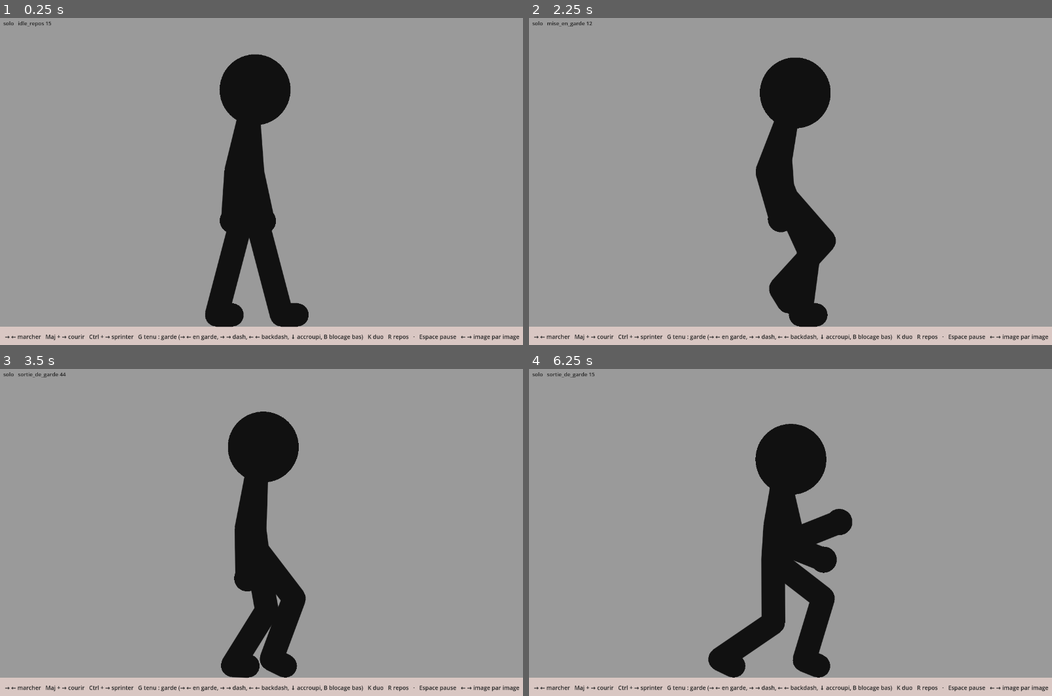
Above: before the commit, frames 1-4 (two rows, left to right).
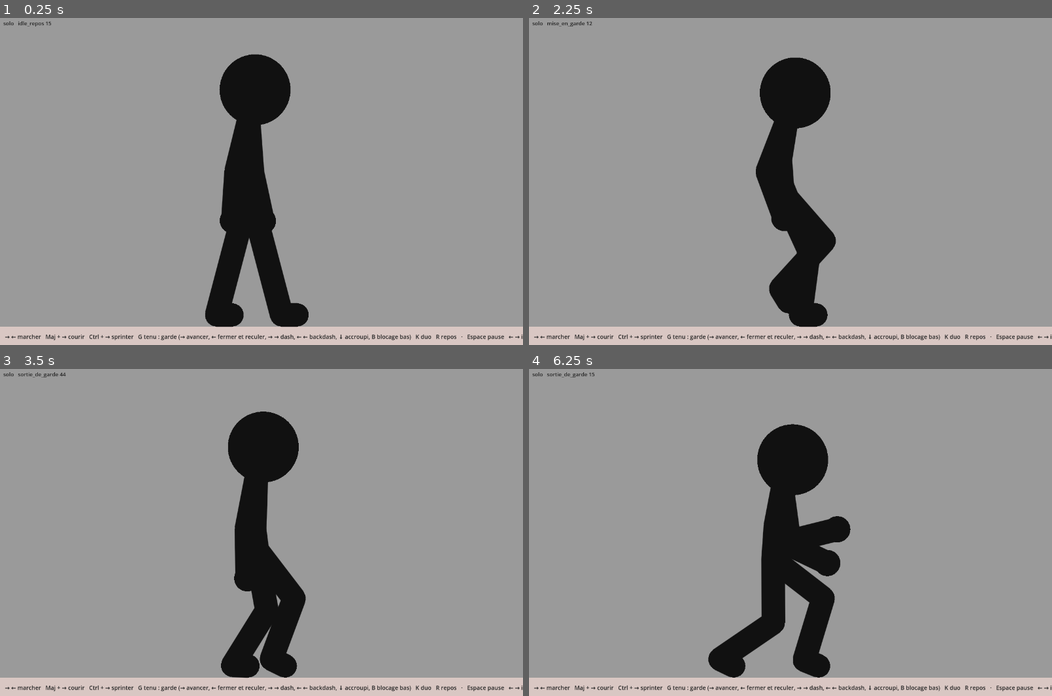
Above: after the commit, the same moments.

Repository: IzumiH2005/Testing
Game: Godot game, scene res://scenes/demo.tscn
Two runs of this game, one before a commit and one after it. Both use one fixed random seed, a clock stepped at 60 frames per second and the inputs below. This scene is started directly instead of the project's main scene.
Inputs (mouse positions are in pixels of both pictures, inside the frame that each line leads up to):
- Up to frame 1 (0.25 s): no input
- Up to frame 2 (2.25 s): tap Enter at 0.5 s; drag from (790, 181) to (842, 109) at 0.52 s; drag from (685, 197) to (764, 246) at 1.27 s; move the mouse to (842, 109) at 2.02 s; hold Right from 2.03 s (still down); hold G from 2.03 s (still down)
- Up to frame 3 (3.5 s): release Right at 2.75 s; release G at 2.75 s; drag from (235, 597) to (104, 483) at 2.77 s
- Up to frame 4 (6.25 s): move the mouse to (947, 581) at 3.52 s; hold Left 3.53-4.25 s; hold Ctrl 3.53-4.25 s; tap Space at 3.77, 4.25 s; drag from (633, 483) to (712, 450) at 4.27 s; move the mouse to (816, 532) at 5.02 s; hold S 5.03-5.75 s; tap B at 5.1 s; click (816, 532) at 5.17 s; drag from (712, 450) to (685, 548) at 5.77 s

The runs differ from the first frame. In frame 1, 0.6% of the frame differs, in the area x 35-100%, y 96-99%; in frame 2, 0.7%; in frame 3, 0.6%; in frame 4, 1.2%, in the area x 35-100%, y 16-99%.

Commit message:
stickfight : garde ouverte par défaut, garde fermée pour bloquer
G tenu donne maintenant une garde ouverte, prête à se battre. La garde
fermée (défensive) sert à reculer et à bloquer : ← en garde la ferme puis
recule, et elle se rouvre après 10 images sans ←. Transitions garde_fermer
et garde_ouvrir ; mise en garde, sortie de garde, marche avant, dash et
accroupi repartent de la garde ouverte ; le dash arrière ferme la garde.

Co-Authored-By: Claude Opus 5.5 <noreply@anthropic.com>
Claude-Session: https://claude.ai/code/session_013wkJT9ZrGrrZzfFCfUVAVk

Diff:
--- a/stickfight/anims/accroupi_entree.json
+++ b/stickfight/anims/accroupi_entree.json
@@ -2,7 +2,7 @@
   "nom": "accroupi_entree",
   "boucle": false,
   "longueur": 12,
-  "base": "garde",
+  "base": "garde_ouverte",
   "suivante": "accroupi_idle",
   "decalage": {
     "chest": 2,
--- a/stickfight/anims/accroupi_idle.json
+++ b/stickfight/anims/accroupi_idle.json
@@ -2,7 +2,7 @@
   "nom": "accroupi_idle",
   "boucle": true,
   "longueur": 96,
-  "base": "garde",
+  "base": "garde_ouverte",
   "decalage": {
     "chest": 3,
     "neck": 4,
--- a/stickfight/anims/accroupi_sortie.json
+++ b/stickfight/anims/accroupi_sortie.json
@@ -2,8 +2,8 @@
   "nom": "accroupi_sortie",
   "boucle": false,
   "longueur": 16,
-  "base": "garde",
-  "suivante": "garde_idle",
+  "base": "garde_ouverte",
+  "suivante": "garde_ouverte_idle",
   "decalage": {
     "chest": 2,
     "neck": 3,
--- a/stickfight/anims/dash_arriere.json
+++ b/stickfight/anims/dash_arriere.json
@@ -15,7 +15,8 @@
   "cles": [
     {
       "f": 0,
-      "courbe": "acc-dec"
+      "courbe": "acc-dec",
+      "pose": "garde_ouverte"
     },
     {
       "f": 3,
--- a/stickfight/anims/dash_avant.json
+++ b/stickfight/anims/dash_avant.json
@@ -2,8 +2,8 @@
   "nom": "dash_avant",
   "boucle": false,
   "longueur": 28,
-  "base": "garde",
-  "suivante": "garde_idle",
+  "base": "garde_ouverte",
+  "suivante": "garde_ouverte_idle",
   "decalage": {
     "chest": 2,
     "neck": 3,
--- /dev/null
+++ b/stickfight/anims/garde_fermer.json
@@ -0,0 +1,5 @@
+{"nom":"garde_fermer","boucle":false,"base":"garde_ouverte","suivante":"garde_idle",
+ "decalage":{"armN":0,"foreN":1,"armF":1,"foreF":2},
+ "cles":[{"f":0},
+  {"f":4,"nom":"serre","pose":"garde","plus":{"y":-1.5,"neck":2,"chest":1,"foreN":3,"foreF":3},"courbe":"dec"},
+  {"f":8,"pose":"garde"}]}
--- /dev/null
+++ b/stickfight/anims/garde_ouverte_idle.json
@@ -0,0 +1,14 @@
+{
+  "nom": "garde_ouverte_idle",
+  "boucle": true,
+  "longueur": 96,
+  "base": "garde_ouverte",
+  "decalage": {"chest": 3, "neck": 4, "armN": 6, "foreN": 7, "armF": 8, "foreF": 9},
+  "cles": [
+    {"f": 0},
+    {"f": 20, "nom": "expire", "plus": {"y": -2.8, "spineLow": 0.8, "chest": 1.4, "neck": -1.2, "armN": -2.5, "foreN": 4, "armF": 1.5, "foreF": 2}},
+    {"f": 48, "nom": "inspire", "plus": {"y": 0.3, "neck": 0.6, "chest": -0.4, "armN": 1.5, "foreN": -2.5}},
+    {"f": 70, "nom": "expire", "plus": {"y": -2.2, "spineLow": 0.6, "chest": 1.1, "neck": -0.8, "armN": -1.5, "foreN": 2.5, "armF": 1, "foreF": 1.5}},
+    {"f": 96}
+  ]
+}
--- /dev/null
+++ b/stickfight/anims/garde_ouvrir.json
@@ -0,0 +1,5 @@
+{"nom":"garde_ouvrir","boucle":false,"base":"garde","suivante":"garde_ouverte_idle",
+ "decalage":{"chest":1,"neck":2,"armN":2,"foreN":3,"armF":3,"foreF":4},
+ "cles":[{"f":0},
+  {"f":6,"nom":"relache","pose":"garde_ouverte","plus":{"y":-0.8,"armN":-2,"foreN":-3,"armF":-1,"foreF":-2},"courbe":"acc-dec"},
+  {"f":12,"pose":"garde_ouverte","courbe":"dec"}]}
--- a/stickfight/anims/marche_avant.json
+++ b/stickfight/anims/marche_avant.json
@@ -3,7 +3,7 @@
   "boucle": true,
   "longueur": 28,
   "avance": 24.49,
-  "base": "garde",
+  "base": "garde_ouverte",
   "decalage": {
     "chest": 2,
     "neck": 3,
--- a/stickfight/anims/mise_en_garde.json
+++ b/stickfight/anims/mise_en_garde.json
@@ -2,7 +2,7 @@
   "nom": "mise_en_garde",
   "boucle": false,
   "base": "repos",
-  "suivante": "garde_idle",
+  "suivante": "garde_ouverte_idle",
   "decalage": {
     "neck": 2,
     "armN": 2,
@@ -53,7 +53,7 @@
     {
       "f": 17,
       "nom": "pose du pied",
-      "pose": "garde",
+      "pose": "garde_ouverte",
       "plus": {
         "x": 12.25,
         "y": 6.8,
@@ -66,10 +66,10 @@
         ]
       },
       "fixe": {
-        "armN": 22,
-        "foreN": 125,
-        "armF": 34,
-        "foreF": 135
+        "armN": 48,
+        "foreN": 82,
+        "armF": 36,
+        "foreF": 122
       }
     },
     {
@@ -87,7 +87,7 @@
     {
       "f": 28,
       "nom": "glissé arrière",
-      "pose": "garde",
+      "pose": "garde_ouverte",
       "plus": {
         "y": -2.04,
         "armN": 1.5,
@@ -98,7 +98,7 @@
     },
     {
       "f": 34,
-      "pose": "garde",
+      "pose": "garde_ouverte",
       "plus": {
         "y": 0.54,
         "armN": -1,
@@ -107,7 +107,7 @@
     },
     {
       "f": 40,
-      "pose": "garde"
+      "pose": "garde_ouverte"
     }
   ],
   "evenements": [
--- a/stickfight/anims/sortie_de_garde.json
+++ b/stickfight/anims/sortie_de_garde.json
@@ -10,13 +10,13 @@
    "fixe": {
     "x": 0.0,
     "y": 72.13,
-    "root": 2,
-    "chest": 4,
-    "neck": 6,
-    "armN": 38.96,
-    "foreN": 112.7,
-    "armF": 65.29,
-    "foreF": 137.75
+    "root": 3.0,
+    "chest": 7.0,
+    "neck": 10.0,
+    "armN": 62.29,
+    "foreN": 77.17,
+    "armF": 47.2,
+    "foreF": 127.66
    },
    "vise": {
     "legN": [
@@ -34,13 +34,13 @@
    "fixe": {
     "x": -0.39,
     "y": 72.3,
-    "root": 1.883,
-    "chest": 4.068,
-    "neck": 6.06,
-    "armN": 38.242,
-    "foreN": 112.178,
-    "armF": 64.792,
-    "foreF": 137.241
+    "root": 2.86,
+    "chest": 6.998,
+    "neck": 9.967,
+    "armN": 61.029,
+    "foreN": 77.476,
+    "armF": 47.123,
+    "foreF": 127.386
    },
    "vise": {
     "legN": [
@@ -58,13 +58,13 @@
    "fixe": {
     "x": -1.38,
     "y": 72.74,
-    "root": 1.57,
-    "chest": 4.255,
-    "neck": 6.219,
-    "armN": 36.331,
-    "foreN": 110.852,
-    "armF": 63.5,
-    "foreF": 135.899
+    "root": 2.483,
+    "chest": 6.994,
+    "neck": 9.87,
+    "armN": 57.628,
+    "foreN": 78.419,
+    "armF": 46.987,
+    "foreF": 126.688
    },
    "vise": {
     "legN": [
@@ -82,13 +82,13 @@
    "fixe": {
     "x": -2.7,
     "y": 73.31,
-    "root": 1.115,
-    "chest": 4.533,
-    "neck": 6.446,
-    "armN": 32.214,
-    "foreN": 108.812,
-    "armF": 60.043,
-    "foreF": 134.0
+    "root": 1.932,
+    "chest": 6.985,
+    "neck": 9.716,
+    "armN": 51.285,
+    "foreN": 79.769,
+    "armF": 45.256,
+    "foreF": 125.752
    },
    "vise": {
     "legN": [
@@ -106,13 +106,13 @@
    "fixe": {
     "x": -4.08,
     "y": 73.9,
-    "root": 0.574,
-    "chest": 4.874,
-    "neck": 6.709,
-    "armN": 26.441,
-    "foreN": 104.83,
-    "armF": 53.573,
-    "foreF": 130.44
+    "root": 1.273,
+    "chest": 6.972,
+    "neck": 9.507,
+    "armN": 42.76,
+    "foreN": 79.978,
+    "armF": 40.92,
+    "foreF": 123.382
    },
    "vise": {
     "legN": [
@@ -130,13 +130,13 @@
    "fixe": {
     "x": -5.75,
     "y": 74.55,
-    "root": 0.0,
-    "chest": 5.251,
-    "neck": 6.978,
-    "armN": 19.873,
-    "foreN": 99.078,
-    "armF": 45.175,
-    "foreF": 124.37
+    "root": 0.568,
+    "chest": 6.955,
+    "neck": 9.25,
+    "armN": 33.124,
+    "foreN": 78.897,
+    "armF": 34.9,
+    "foreF": 118.639
    },
    "vise": {
     "legN": [
@@ -154,13 +154,13 @@
    "fixe": {
     "x": -7.82,
     "y": 75.32,
-    "root": -0.741,
-    "chest": 5.635,
-    "neck": 7.22,
-    "armN": 13.37,
-    "foreN": 92.0,
-    "armF": 35.934,
-    "foreF": 116.449
+    "root": -0.309,
+    "chest": 6.931,
+    "neck": 8.948,
+    "armN": 23.449,
+    "foreN": 76.651,
+    "armF": 28.119,
+    "foreF": 112.09
    },
    "vise": {
     "legN": [
@@ -178,13 +178,13 @@
    "fixe": {
     "x": -9.9,
     "y": 76.13,
-    "root": -1.748,
-    "chest": 6.0,
-    "neck": 7.405,
-    "armN": 7.792,
-    "foreN": 80.412,
-    "armF": 26.934,
-    "foreF": 106.319
+    "root": -1.447,
+    "chest": 6.902,
+    "neck": 8.607,
+    "armN": 14.803,
+    "foreN": 69.734,
+    "armF": 21.497,
+    "foreF": 103.287
    },
    "vise": {
     "legN": [
@@ -202,13 +202,13 @@
    "fixe": {
     "x": -11.57,
     "y": 76.89,
-    "root": -2.914,
-    "chest": 6.415,
-    "neck": 7.5,
-    "armN": 4.0,
-    "foreN": 63.859,
-    "armF": 19.261,
-    "foreF": 89.925
+    "root": -2.731,
+    "chest": 6.963,
+    "neck": 8.23,
+    "armN": 8.259,
+    "foreN": 57.372,
+    "armF": 15.958,
+    "foreF": 88.083
    },
    "vise": {
     "legN": [
@@ -226,13 +226,13 @@
    "fixe": {
     "x": -12.85,
     "y": 77.61,
-    "root": -4.13,
-    "chest": 6.936,
-    "neck": 7.54,
-    "armN": 1.519,
-    "foreN": 46.876,
-    "armF": 14.0,
-    "foreF": 70.453
+    "root": -4.043,
+    "chest": 7.197,
+    "neck": 7.889,
+    "armN": 3.552,
+    "foreN": 43.779,
+    "armF": 12.423,
+    "foreF": 69.574
    },
    "vise": {
     "legN": [
@@ -250,13 +250,13 @@
    "fixe": {
     "x": -14.01,
     "y": 78.33,
-    "root": -5.289,
-    "chest": 7.513,
-    "neck": 7.579,
-    "armN": -0.588,
-    "foreN": 34.0,
-    "armF": 10.404,
-    "foreF": 52.258
+    "root": -5.266,
+    "chest": 7.583,
+    "neck": 7.672,
+    "armN": -0.045,
+    "foreN": 33.172,
+    "armF": 9.983,
+    "foreF": 52.023
    },
    "vise": {
     "legN": [
@@ -853,10 +853,10 @@
     "root": -11,
     "chest": 9,
     "neck": 8,
-    "armN": -10,
-    "foreN": 10,
-    "armF": 8,
-    "foreF": 8
+    "armN": -10.0,
+    "foreN": 10.0,
+    "armF": 8.0,
+    "foreF": 8.0
    },
    "vise": {
     "legN": [
--- /dev/null
+++ b/stickfight/poses/garde_ouverte.json
@@ -0,0 +1,23 @@
+{
+  "nom": "garde_ouverte",
+  "style": "epais",
+  "x": 0,
+  "y": 72.13,
+  "facing": 1,
+  "angles": {
+    "root": 3,
+    "spineLow": 7,
+    "chest": 7,
+    "neck": 10,
+    "armF": 47.2,
+    "foreF": 127.66,
+    "armN": 62.29,
+    "foreN": 77.17,
+    "thighF": -2.82,
+    "shinF": 62.5,
+    "footF": 11.96,
+    "thighN": 59.31,
+    "shinN": 61.79,
+    "footN": 5.48
+  }
+}
--- a/stickfight/scripts/demo.gd
+++ b/stickfight/scripts/demo.gd
@@ -8,7 +8,8 @@
 ##   → / ←  maintenus : marche détendue avant / arrière depuis le repos ;
 ##      relâchés, le combattant finit son pas et s'arrête au repos.
 ##   Maj + →  course ;  Ctrl + →  sprint (départ explosif, freinage en glissade).
-##   G  maintenu : mise en garde ; avec → / ←, marche en garde ; → → (double
+##   G  maintenu : mise en garde (garde ouverte) ; avec →, marche en garde ;
+##      ← ferme la garde (défensive) et recule ; → → (double
 ##      appui) dash avant, ← ← dash arrière ; ↓ maintenu, accroupi ;
 ##      relâché, le combattant sort de la garde et revient au repos.
 ##   B  blocage bas (en garde)   K  duo coup de pied direct + blocage bas
@@ -20,7 +21,9 @@
 const HISTORY_MAX := 600
 ## Écart maximal, en images, entre les deux appuis sur → d'un dash.
 const DOUBLE_APPUI := 14
-const HELP := "→ ← marcher   Maj + → courir   Ctrl + → sprinter   G tenu : garde (→ ← en garde, → → dash, ← ← backdash, ↓ accroupi, B blocage bas)   K duo   R repos   ·   Espace pause   ← → image par image   L ralenti   D squelette"
+## Images en garde fermée, sans ← ni action, avant qu'elle se rouvre.
+const ROUVRIR := 10
+const HELP := "→ ← marcher   Maj + → courir   Ctrl + → sprinter   G tenu : garde (→ avancer, ← fermer et reculer, → → dash, ← ← backdash, ↓ accroupi, B blocage bas)   K duo   R repos   ·   Espace pause   ← → image par image   L ralenti   D squelette"
 
 var planche: Planche
 var help: Label
@@ -165,13 +168,17 @@
 ##   elle freine à la prochaine pose d'appui (image 0 ou 20) et revient au repos ;
 ## - Ctrl + → depuis le repos lance le sprint ; relâchées, il freine en
 ##   glissade à la prochaine pose d'appui (image 0 ou 14) ;
-## - G tenu met en garde (depuis le repos) ; en garde, → / ← font la marche en
-##   garde, qui s'arrête à l'image 0 de son cycle (pieds en position de garde) ;
-##   G relâché, une fois revenu en garde_idle, joue la sortie de garde ;
+## - G tenu met en garde (depuis le repos) : garde ouverte, prête à se battre ;
+##   → y fait la marche en garde, qui s'arrête à l'image 0 de son cycle ;
+## - ← en garde ouverte ferme la garde (garde défensive, comme on bloque en
+##   reculant) puis recule en garde fermée ; sans ← ni action pendant
+##   ROUVRIR images, la garde fermée se rouvre ;
+## - G relâché, en garde (ouverte ou fermée), joue la sortie de garde ;
 ## - en garde, → → (deux appuis en moins de DOUBLE_APPUI images) lance le dash
 ##   avant, depuis l'arrêt ou dans les premières images de la marche en garde
-##   lancée par le premier appui ; il revient en garde_idle. ← ← fait de même
-##   avec le dash arrière.
+##   lancée par le premier appui ; il revient en garde ouverte. ← ← lance le
+##   dash arrière, qui ferme la garde ;
+## - ↓ tenu en garde : accroupi, qui se relève en garde ouverte.
 func _control_input() -> void:
 	var dash := dash_req
 	var backdash := backdash_req
@@ -203,19 +210,8 @@
 			var phase := int(f.t) % int(f.anim.longueur)
 			if not held and ARRETS[nom].has(phase):
 				f.play(ARRETS[nom][phase], 0)
-		"garde_idle":
-			if not guard:
-				f.play("sortie_de_garde", 6)
-			elif down:
-				f.play("accroupi_entree", 3)
-			elif dash:
-				f.play("dash_avant", 4)
-			elif backdash:
-				f.play("dash_arriere", 4)
-			elif fwd:
-				f.play("marche_avant", 6)
-			elif back:
-				f.play("marche_arriere", 6)
+		"garde_ouverte_idle", "garde_ouvrir", "garde_idle", "garde_fermer":
+			_guard_input(f, nom, guard, fwd, back, down, dash, backdash)
 		"accroupi_idle":
 			if not (down and guard):
 				f.play("accroupi_sortie", 3)
@@ -228,7 +224,33 @@
 				return
 			var held := (fwd if nom == "marche_avant" else back) and guard
 			if not held and int(f.t) % int(f.anim.longueur) == 0 and f.t > 0.0:
-				f.play("garde_idle", 6)
+				f.play("garde_ouverte_idle" if nom == "marche_avant" else "garde_idle", 6)
+
+
+
+## Garde ouverte (garde_ouverte_idle, garde_ouvrir) et garde fermée
+## (garde_idle, garde_fermer) : mêmes jambes, seuls le buste et les bras
+## changent, d'où des fondus courts entre les deux.
+func _guard_input(f: Fighter, nom: String, guard: bool, fwd: bool, back: bool,
+		down: bool, dash: bool, backdash: bool) -> void:
+	var ouverte := nom in ["garde_ouverte_idle", "garde_ouvrir"]
+	if not guard:
+		f.play("sortie_de_garde", 6)
+	elif down:
+		f.play("accroupi_entree", 3 if ouverte else 5)
+	elif dash:
+		f.play("dash_avant", 4)
+	elif backdash:
+		f.play("dash_arriere", 4)
+	elif fwd:
+		f.play("marche_avant", 6)
+	elif back:
+		if ouverte:
+			f.play("garde_fermer", 0 if nom == "garde_ouverte_idle" else 4)
+		elif nom == "garde_idle" or f.t >= 4.0:
+			f.play("marche_arriere", 4 if nom == "garde_fermer" else 6)
+	elif nom == "garde_idle" and f.t >= ROUVRIR:
+		f.play("garde_ouvrir", 0)
 
 
 func _current() -> Dictionary:
Not shown, changed: stickfight/INVENTAIRE.md
